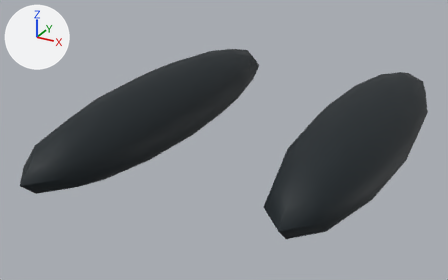
The glTF model content/genome/assets/eye_double_slit.glb, before and after one commit.
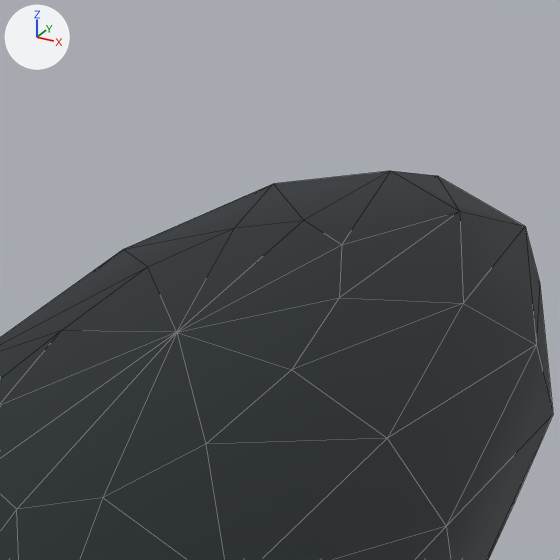
The first picture shows the older version from a 50 mm camera at (0.264, -0.544, 0.246) aimed at (-0.023, -0.022, -0.015). The close-ups show the older and then the newer version on the part from 75% to 96% of the width and 16% to 49% of the height of that picture. Only the edits that show in the close-ups are written down. The lights are fixed; the arrows at upper left show +X, +Y and +Z. The close-ups show mesh edges as thin lines. Where no turn or scale is listed for an object, it has been applied to the vertices.

Names of what the first close-up shows: 'eye_double_slit'.
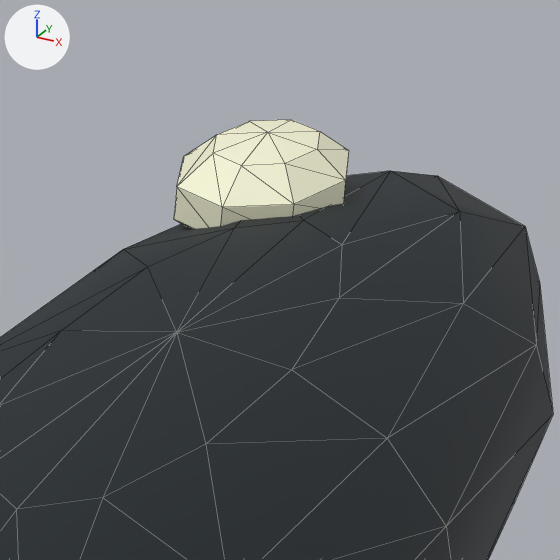
Location of each change, [x1, y1, x2, y2] in pixels of the close-ups (560 x 560 px):
'eye_double_slit_glint', added (pale yellow): after [174, 120, 349, 229]

What changed in the scene script:
```text
Add mat_bone:
    mat_bone = principled_material('Bone')
    mat_bone.base_color = (0.93, 0.922, 0.687)  # pale yellow #f7f6d8
    mat_bone.roughness = 0.65
Add me_eye_double_slit_glint:
    me_eye_double_slit_glint.from_pydata(...)  # 68 vertices, 128 faces; spans x -0.139..0.111, y 0.083..0.147, z 0.025..0.045
    me_eye_double_slit_glint.materials.append(mat_bone)  # pale yellow #f7f6d8
Add ob_eye_double_slit_glint:
    ob_eye_double_slit_glint = bpy.data.objects.new('eye_double_slit_glint', me_eye_double_slit_glint)
    ob_eye_double_slit_glint.location = (0.0, 0.0, 0.0)
```
